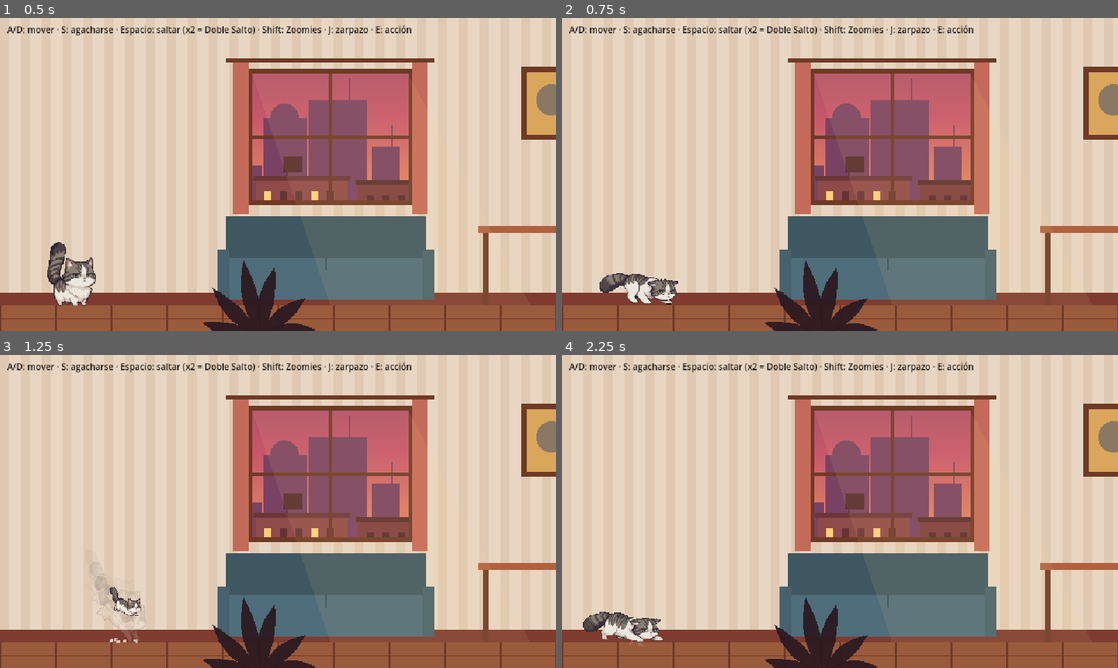
Above: before the commit, frames 1-4 (two rows, left to right).
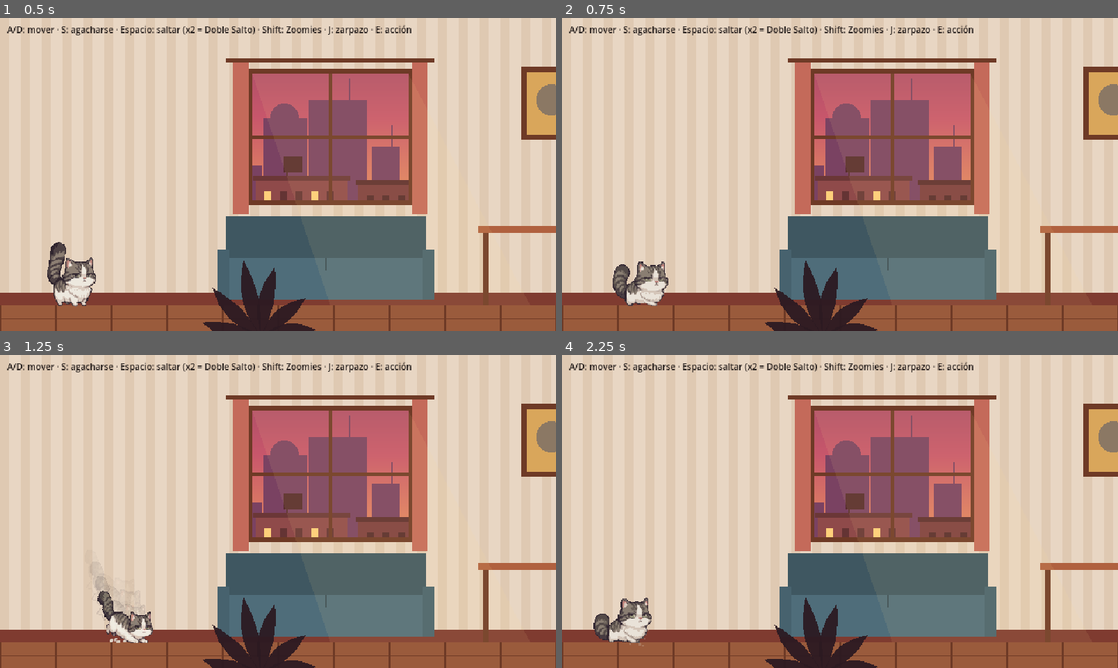
Above: after the commit, the same moments.

Repository: rivas274/demo
Game: Godot game, scene res://escenas/apartamento.tscn
The game is run twice, just before and just after one commit, with the same random seed, the same clock (stepped at 60 frames per second) and the same inputs.
Inputs:
- Up to frame 1 (0.5 s): no input
- Up to frame 2 (0.75 s): hold D (mover_derecha) from 0.53 s (still down); hold S (agacharse) from 0.53 s (still down)
- Up to frame 3 (1.25 s): keep holding D (mover_derecha); keep holding S (agacharse); tap Space (saltar) at 0.77 s
- Up to frame 4 (2.25 s): release D (mover_derecha) at 1.28 s; release S (agacharse) at 1.28 s; hold A (mover_izquierda) 1.28-2.03 s; tap S (agacharse) at 1.35 s; tap Space (saltar) at 1.52 s; hold D (mover_derecha) from 2.03 s (still down); hold S (agacharse) from 2.03 s (still down); tap E (interactuar) at 2.1 s

Frame 1 is identical in both runs. In frame 2, 1.1% of the frame differs, in the area x 6-21%, y 77-92%; in frame 3, 1.0%; in frame 4, 1.1%.

Commit message:
Gatear desde Felipe A con transición dibujada
Nueva hoja con pixel-engine-v1.5 (26 créditos): cuadros 0 a 2 = agacharse
(al revés para pararse), 3 a 7 = gateo con patas alternadas. Misma escala que
todo Felipe; colisión de 58/50 px; huecos para pasar agachado de 45 cm.
Pruebas de transición, tamaño y paso bajo el aparador. Ficha, memoria y
CLAUDE.md actualizados; la caída queda como única animación pendiente.

Co-Authored-By: Claude Opus 5.5 <noreply@anthropic.com>
Claude-Session: https://claude.ai/code/session_01WbR3FeT1XB9M7gFpgwas9J

Diff:
--- a/siete-vidas/juego/pruebas/prueba_movimiento.gd
+++ b/siete-vidas/juego/pruebas/prueba_movimiento.gd
@@ -4,7 +4,7 @@
 ## Termina con código 0 si todo pasa y 1 si algo falla.
 
 ## Animaciones hechas desde poses editadas, que no tienen las proporciones de Felipe A (ver pendientes).
-const PENDIENTES_DE_REHACER := ["gatear", "caer"]
+const PENDIENTES_DE_REHACER := ["caer"]
 
 var _fallos: Array[String] = []
 
@@ -91,18 +91,23 @@
 
 	# Agacharse y gatear.
 	Input.action_press("agacharse")
-	await _esperar(4)
-	_comprobar(felipe.agachado, "S lo agacha")
+	await _esperar(2)
+	_comprobar(felipe.agachado and felipe.sprite.animation == "agacharse", "S lo agacha, primero con la transición")
 	Input.action_press("mover_derecha")
 	await _esperar(40)
 	_comprobar(absf(felipe.velocity.x) <= felipe.velocidad_gatear + 1.0, "Agachado gatea más lento (%.0f px/s)" % absf(felipe.velocity.x))
 	_comprobar(felipe.sprite.animation == "gatear" and felipe.sprite.is_playing(), "Agachado y en movimiento usa la animación de gatear")
-	var alto_gateando := _alto_visible(felipe.sprite.sprite_frames.get_frame_texture("gatear", 0).get_image()) * Felipe.ESCALA_AGACHADO
-	_comprobar(alto_gateando <= 36.0, "Gateando cabe bajo un mueble de 30 cm (%.0f px)" % alto_gateando)
+	var hueco := Sala.SUELO - _pieza("Aparador").end.y
+	var alto_gateando := 0.0
+	for i in felipe.sprite.sprite_frames.get_frame_count("gatear"):
+		alto_gateando = maxf(alto_gateando, _alto_visible(felipe.sprite.sprite_frames.get_frame_texture("gatear", i).get_image()) * Felipe.ESCALA_SPRITE)
+	_comprobar(alto_gateando <= hueco, "Gateando cabe bajo el aparador (%.0f px de %.0f libres)" % [alto_gateando, hueco])
 	Input.action_release("mover_derecha")
 	Input.action_release("agacharse")
-	await _esperar(4)
-	_comprobar(not felipe.agachado, "Al soltar S se para")
+	await _esperar(2)
+	_comprobar(not felipe.agachado and felipe.sprite.animation == "agacharse", "Al soltar S se para con la transición al revés")
+	await _esperar(20)
+	_comprobar(felipe.sprite.animation == "quieto", "Después de pararse queda quieto")
 
 	# Debajo del aparador (30 cm libres) solo se pasa agachado.
 	var aparador := _pieza("Aparador")
--- a/siete-vidas/juego/scripts/animaciones_felipe.gd
+++ b/siete-vidas/juego/scripts/animaciones_felipe.gd
@@ -6,7 +6,7 @@
 const CARPETA := "res://assets/felipe/"
 const CUADROS := 8
 
-## nombre -> [archivo, fps, en bucle, cuadros (opcional, 8 por defecto)]
+## nombre -> [archivo, fps, en bucle, cuadros de la hoja (opcional, 8 por defecto), [primer, último] cuadro que usa (opcional)]
 const HOJAS := {
 	"quieto": ["felipe-idle-sheet.png", 8.0, true],
 	"caminar": ["felipe-walk-sheet.png", 10.0, true],
@@ -18,8 +18,9 @@
 	"desmayo": ["felipe-faint-sheet.png", 8.0, false],
 	## Poses propias de la caída: 0 = cayendo con las delanteras estiradas, 1 = contacto con las delanteras.
 	"caer": ["felipe-caida-sheet.png", 0.0, false, 2],
-	## Gateo agachado: cuadros de 256×256 (más grandes que los demás); se dibuja con Felipe.ESCALA_AGACHADO.
-	"gatear": ["felipe-gatear-sheet.png", 10.0, true],
+	## Una sola hoja: 0 a 2 = transición de pie a agachado (al pararse se reproduce al revés), 3 a 7 = gateo.
+	"agacharse": ["felipe-gatear-sheet.png", 12.0, false, 8, [0, 2]],
+	"gatear": ["felipe-gatear-sheet.png", 10.0, true, 8, [3, 7]],
 	## Ocio (sin tocar nada unos segundos); ver Felipe.OCIO.
 	"acicalarse": ["felipe-acicalarse-sheet.png", 8.0, true],
 	"jugar": ["felipe-jugar-sheet.png", 10.0, true],
@@ -38,7 +39,8 @@
 		frames.add_animation(nombre)
 		frames.set_animation_speed(nombre, datos[1])
 		frames.set_animation_loop(nombre, datos[2])
-		for i in cuadros:
+		var rango: Array = datos[4] if datos.size() > 4 else [0, cuadros - 1]
+		for i in range(rango[0], rango[1] + 1):
 			var cuadro := AtlasTexture.new()
 			cuadro.atlas = hoja
 			cuadro.region = Rect2(i * ancho, 0, ancho, hoja.get_height())
--- a/siete-vidas/juego/scripts/felipe.gd
+++ b/siete-vidas/juego/scripts/felipe.gd
@@ -24,13 +24,11 @@
 ## Estirar y aplastar deforman la cabeza junto con el cuerpo: nunca más de ±8 % para que Felipe
 ## conserve sus proporciones (regla del creador).
 const DEFORMACION_MAXIMA := 0.08
-## Alto de la caja de colisión de pie y agachado: agachado cabe bajo muebles de 30 cm (36 px).
-const ALTO_DE_PIE := 52.0
-const ALTO_AGACHADO := 28.0
-## Animación "gatear" (cuadros de 256 px con el gato apoyado abajo): a esta escala mide unos 36 px de alto
-## y cabe bajo un mueble de 30 cm. POSICION_AGACHADO deja las patas sobre el piso.
-const ESCALA_AGACHADO := 0.4
-const POSICION_AGACHADO := Vector2(0, -51)
+## Alto de la caja de colisión de pie y agachado.
+## De pie mide 58 px de las orejas a las patas; agachado, unos 52 px (la cabeza no se aplasta).
+## Pasa agachado bajo muebles con 45 cm libres (54 px).
+const ALTO_DE_PIE := 58.0
+const ALTO_AGACHADO := 50.0
 ## Capa de los muebles que se atraviesan desde abajo (agachado + saltar baja a través de ellos).
 const CAPA_ATRAVESABLE := 2
 ## Animaciones de ocio: nombre -> vueltas del ciclo antes de volver a quieto.
@@ -45,6 +43,8 @@
 const DISTANCIA_ESTAMBRE := 34.0
 ## Acciones que, presionadas, cuentan como "estar jugando" (cortan el ocio y reinician la espera).
 const ACCIONES := ["mover_izquierda", "mover_derecha", "saltar", "zoomies", "zarpazo", "interactuar", "agacharse"]
+## Duración de la transición "agacharse" (3 cuadros a 12 fps), también al pararse.
+const DURACION_TRANSICION := 0.25
 ## Distancia (horizontal, vertical) a la que el botón de acción alcanza un objeto.
 const ALCANCE := Vector2(48, 40)
 
@@ -86,6 +86,7 @@
 var _tiempo_estela := 0.0
 var _tiempo_bajando := 0.0
 var _tiempo_sin_tocar := 0.0
+var _tiempo_levantandose := 0.0
 var _tiempo_ocio := 0.0
 var _estambre: Sprite2D
 var _efecto: Tween
@@ -296,11 +297,16 @@
 	elif not is_on_floor():
 		_animar_aire()
 	elif agachado:
-		# Gatea; quieto, se queda pegado al piso en el primer cuadro.
-		if direccion != 0.0:
+		# Primero termina de agacharse; después gatea, o se queda pegado al piso en el primer cuadro.
+		if sprite.animation == "agacharse" and sprite.is_playing():
+			pass
+		elif direccion != 0.0:
 			_reproducir("gatear")
 		else:
 			_poner_cuadro("gatear", 0)
+	elif _tiempo_levantandose > 0.0:
+		# Se está parando: la transición de agacharse al revés.
+		_tiempo_levantandose -= get_physics_process_delta_time()
 	elif absf(velocity.x) > velocidad_caminar + 5.0:
 		_reproducir("correr")
 	elif direccion != 0.0:
@@ -408,18 +414,17 @@
 	if _efecto:
 		_efecto.kill()
 	sprite.rotation = 0.0
-	sprite.position = POSICION_AGACHADO if valor else _posicion_sprite
+	sprite.scale = _escala_base()
+	# Transición dibujada (cuadros 0 a 2 de la hoja de gatear): al bajar hacia adelante, al pararse al revés.
 	if valor:
-		sprite.play("gatear")
-		sprite.stop()
-	# Transición rápida: un aplastón al bajar y un estirón al pararse.
-	sprite.scale = _escala_base() * (Vector2(1.04, 0.96) if valor else Vector2(0.96, 1.04))
-	_efecto = create_tween()
-	_efecto.tween_property(sprite, "scale", _escala_base(), 0.1)
+		sprite.play("agacharse")
+	elif is_on_floor():
+		sprite.play_backwards("agacharse")
+		_tiempo_levantandose = DURACION_TRANSICION
 
 
 func _escala_base() -> Vector2:
-	return Vector2.ONE * (ESCALA_AGACHADO if agachado else ESCALA_SPRITE)
+	return Vector2.ONE * ESCALA_SPRITE
 
 
 ## ¿Hay espacio arriba para pararse? (Los muebles que se atraviesan desde abajo no estorban.)
--- a/siete-vidas/juego/scripts/sala.gd
+++ b/siete-vidas/juego/scripts/sala.gd
@@ -21,7 +21,7 @@
 	[Rect2(0, -20, ANCHO, 20), false, "Techo", "invisible"],
 	[Rect2(260, 370, 230, 10), true, "Sofá", "sofa"],  # asiento a 45 cm
 	[Rect2(550, 333, 133, 8), true, "Mesa", "mesa"],  # 75 cm
-	[Rect2(700, SUELO - 98, 150, 62), false, "Aparador", "aparador"],  # 81 cm, con 30 cm libres debajo: se pasa agachado
+	[Rect2(700, SUELO - 98, 150, 44), false, "Aparador", "aparador"],  # 81 cm, con 45 cm libres debajo: se pasa agachado
 	[Rect2(730, 255, 110, 8), true, "Estante bajo", "repisa"],  # 1,40 m
 	[Rect2(880, 200, 110, 8), true, "Estante alto", "repisa"],  # 1,85 m
 	[Rect2(1040, 303, 220, 8), true, "Repisa de la ventana", "repisa"],  # 1 m
Binary file changed: siete-vidas/juego/assets/felipe/felipe-gatear-sheet.png
Not shown, changed: CLAUDE.md
Not shown, removed: siete-vidas/arte/felipe/felipe-agachado-base.png
Not shown, changed: siete-vidas/arte/felipe/felipe-gatear-sheet.png
Not shown, changed: siete-vidas/concepto/felipe-concepto.html
Not shown, changed: siete-vidas/herramientas/comparar_felipe.py
Not shown, changed: siete-vidas/herramientas/pagina_felipe.py
Not shown, changed: siete-vidas/herramientas/pagina_felipe.template.html
Not shown, changed: siete-vidas/memoria/02-guia-felipe.md
Not shown, changed: siete-vidas/memoria/03-arte-y-herramientas.md
Not shown, changed: siete-vidas/memoria/04-pendientes.md
